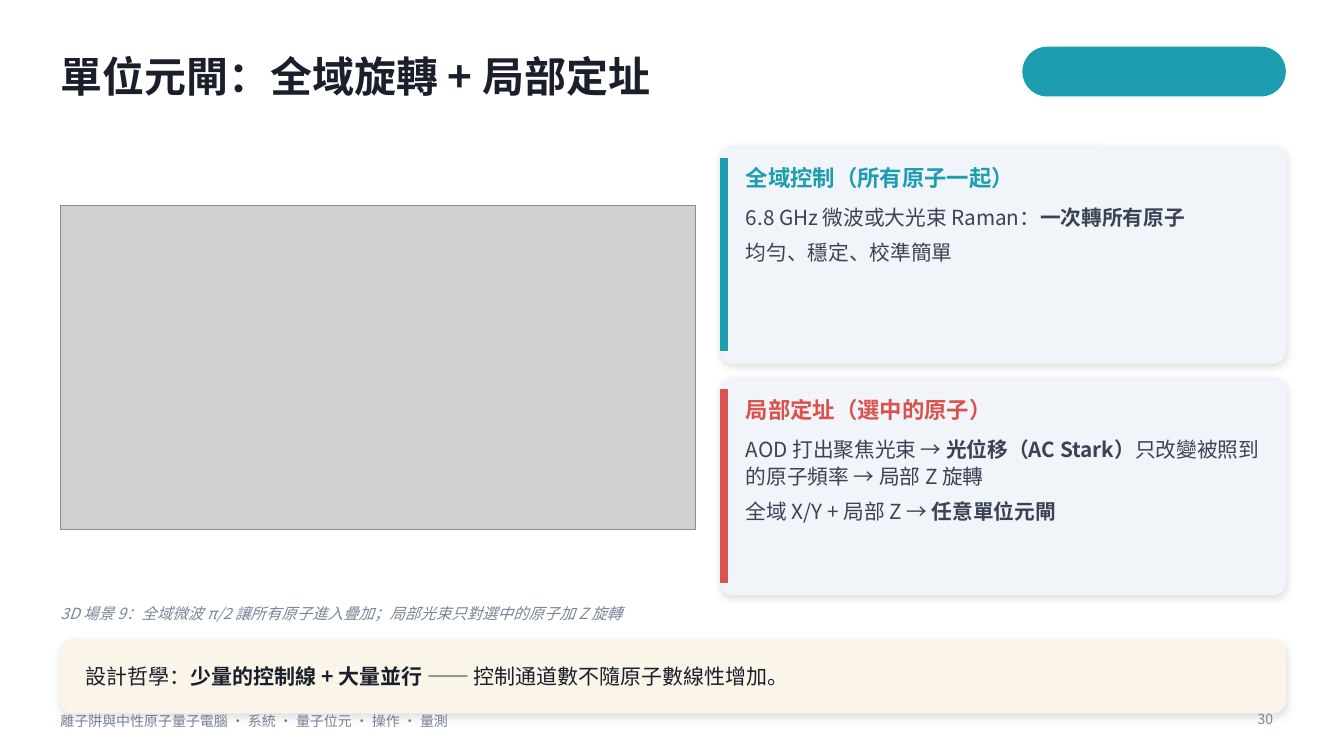
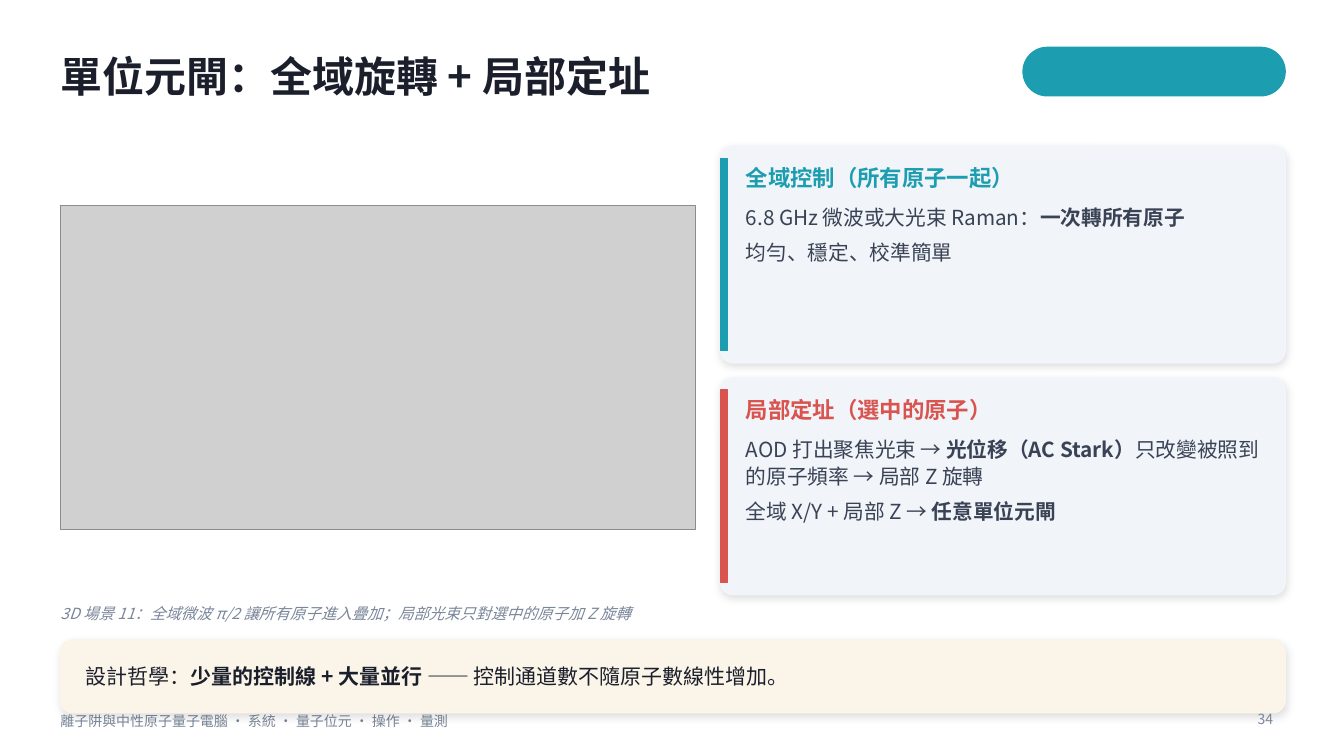
Before and after one commit to pcpcchen-coder/QuantumComputing, a slide deck: slide 34 of slides/Ion_NeutralAtom_Talk.pptx (slide 30 before the commit). Drawn at 1344x756 pixels with LibreOffice and Linux fonts; fonts in the diff are those of the drawing; grey boxes stand for pictures. Boxes give left, top, right and bottom in pixels: in the first picture for what was removed or moved away, otherwise in the second. Text is boxed around its words. In the diff, an @@ line names an element or a change of style, - is before the commit and + after.

```diff
--- a/slides/Ion_NeutralAtom_Talk.pptx
+++ b/slides/Ion_NeutralAtom_Talk.pptx
@@ text at [60, 606, 631, 622]: text changed @@
-3D 場景 9：全域微波 π/2 讓所有原子進入疊加；局部光束只對選中的原子加 Z 旋轉
+3D 場景 11：全域微波 π/2 讓所有原子進入疊加；局部光束只對選中的原子加 Z 旋轉
@@ page number at [1258, 713, 1274, 724]: text changed @@
-30
+34
```
Also in this commit, not shown: 12 other slides changed, 6 slides added, 36 other files.
